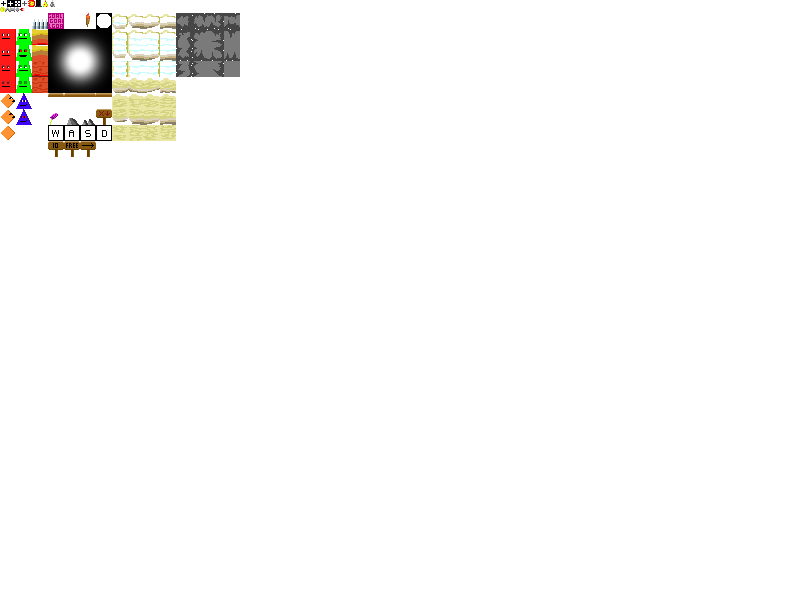
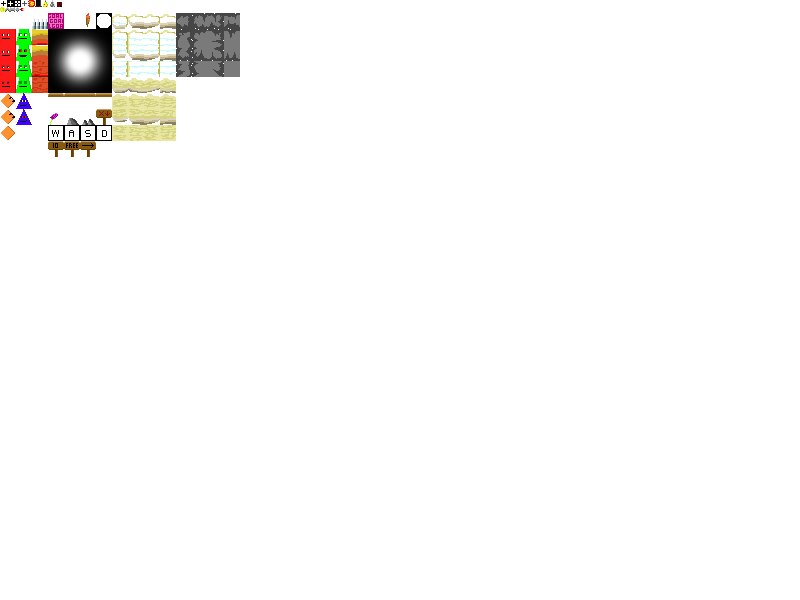
Layers edited between the first and the second w=800, h=600 image:
added layer "FezHat" in group "Misc" over bbox(57, 2, 62, 7)
